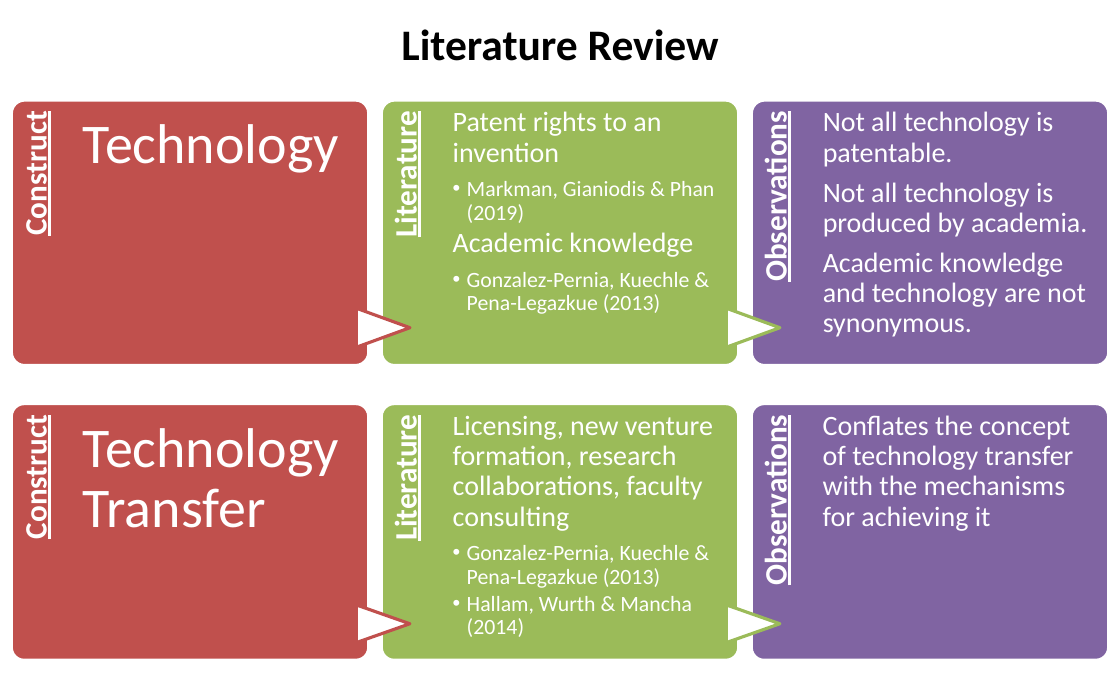
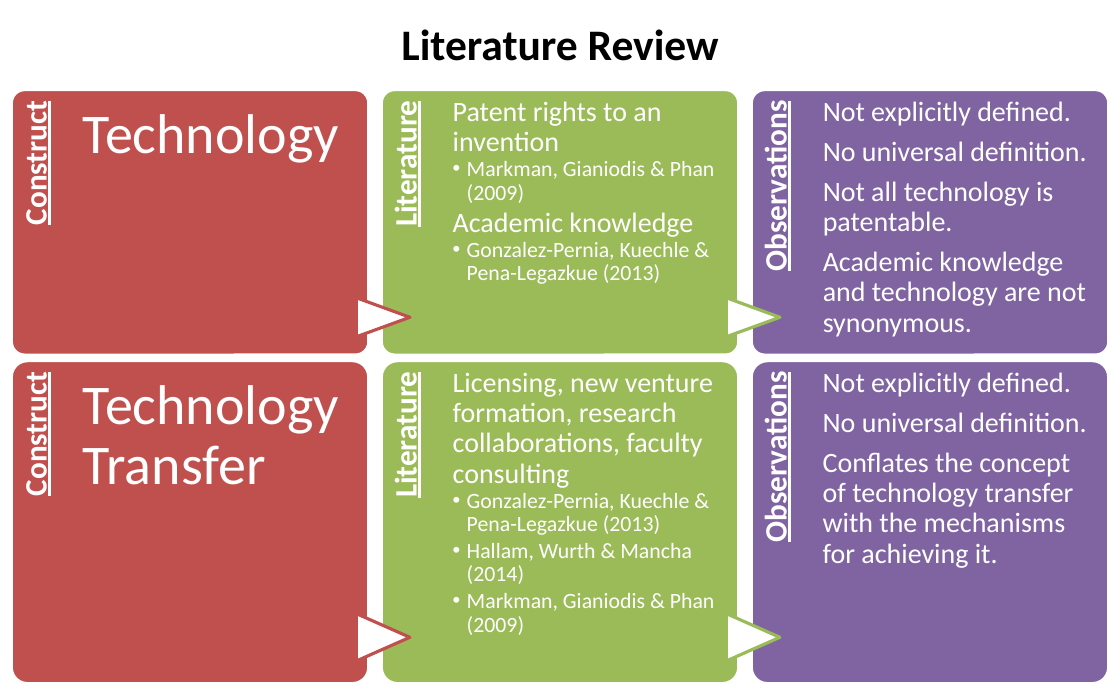
Before and after one commit to SLU-Courses-Townes/SOC5600, a slide deck: slide 10 of FinalProject/Presentation/Townes_SOC5600_FinalProject_Presentation.pptx (slide 9 before the commit). Drawn at 1120x700 pixels with LibreOffice and Linux fonts; fonts in the diff are those of the drawing. Boxes give left, top, right and bottom in pixels: in the first picture for what was removed or moved away, otherwise in the second. Text is boxed around its words. In the diff, an @@ line names an element or a change of style, - is before the commit and + after.

```diff
--- a/FinalProject/Presentation/Townes_SOC5600_FinalProject_Presentation.pptx
+++ b/FinalProject/Presentation/Townes_SOC5600_FinalProject_Presentation.pptx
@@ 6 texts, 3 rounded rectangles, 2 flow chart extracts: place and size @@
-6 texts, 3 rounded rectangles, 2 flow chart extracts at [11,100,1109,365]
+6 texts, 3 rounded rectangles, 2 flow chart extracts at [11,90,1109,355]
@@ text at [823,101,1086,161]: paragraphs added @@
+Not explicitly defined.
+No universal definition.
@@ text at [467,161,715,203]: text changed @@
-  •• Markman, Gianiodis & Phan (2019)
+  •• Markman, Gianiodis & Phan (2009)
@@ text at [823,182,1087,237]: paragraph removed @@
-Not all technology is produced by academia.
@@ text at [453,212,693,237]: less space between paragraphs @@
@@ text "Construct": place and size @@
-text "Construct" at [17,427,55,535]
+text "Construct" at [17,384,55,492]
@@ rounded rectangle: place and size @@
-rounded rectangle at [11,403,368,660]
+rounded rectangle at [11,361,368,683]
@@ text "Technology Transfer": place and size @@
-text "Technology Transfer" at [83,428,339,528]
+text "Technology Transfer" at [83,385,339,485]
@@ text "Literature": place and size @@
-text "Literature" at [387,427,425,537]
+text "Literature" at [387,384,425,494]
@@ rounded rectangle: place and size @@
-rounded rectangle at [381,403,738,660]
+rounded rectangle at [381,361,738,683]
@@ text "Licensing, new venture formation, research ...": place and size @@
-text "Licensing, new venture formation, research ..." at [453,416,713,637]
+text "Licensing, new venture formation, research ..." at [453,373,715,635]
@@ text at [453,373,713,488]: less space between paragraphs @@
@@ text "Observations": place and size @@
-text "Observations" at [757,432,795,581]
+text "Observations" at [757,389,795,538]
@@ rounded rectangle: place and size @@
-rounded rectangle at [752,403,1109,660]
+rounded rectangle at [752,361,1109,683]
@@ text at [823,372,1086,568]: text changed @@
-Conflates the concept of technology transfer with the mechanisms for achieving it
+Not explicitly defined.
+No universal definition.
+Conflates the concept of technology transfer with the mechanisms for achieving it.
@@ text at [467,593,715,635]: paragraph added @@
+  •• Markman, Gianiodis & Phan (2009)
@@ flow chart extract: place and size @@
-flow chart extract at [356,605,410,643]
+flow chart extract at [356,614,410,661]
@@ flow chart extract: place and size @@
-flow chart extract at [727,605,781,643]
+flow chart extract at [726,614,780,661]
```
Also in this commit, not shown: 15 other slides changed, 7 slides added, 1 slide removed.
